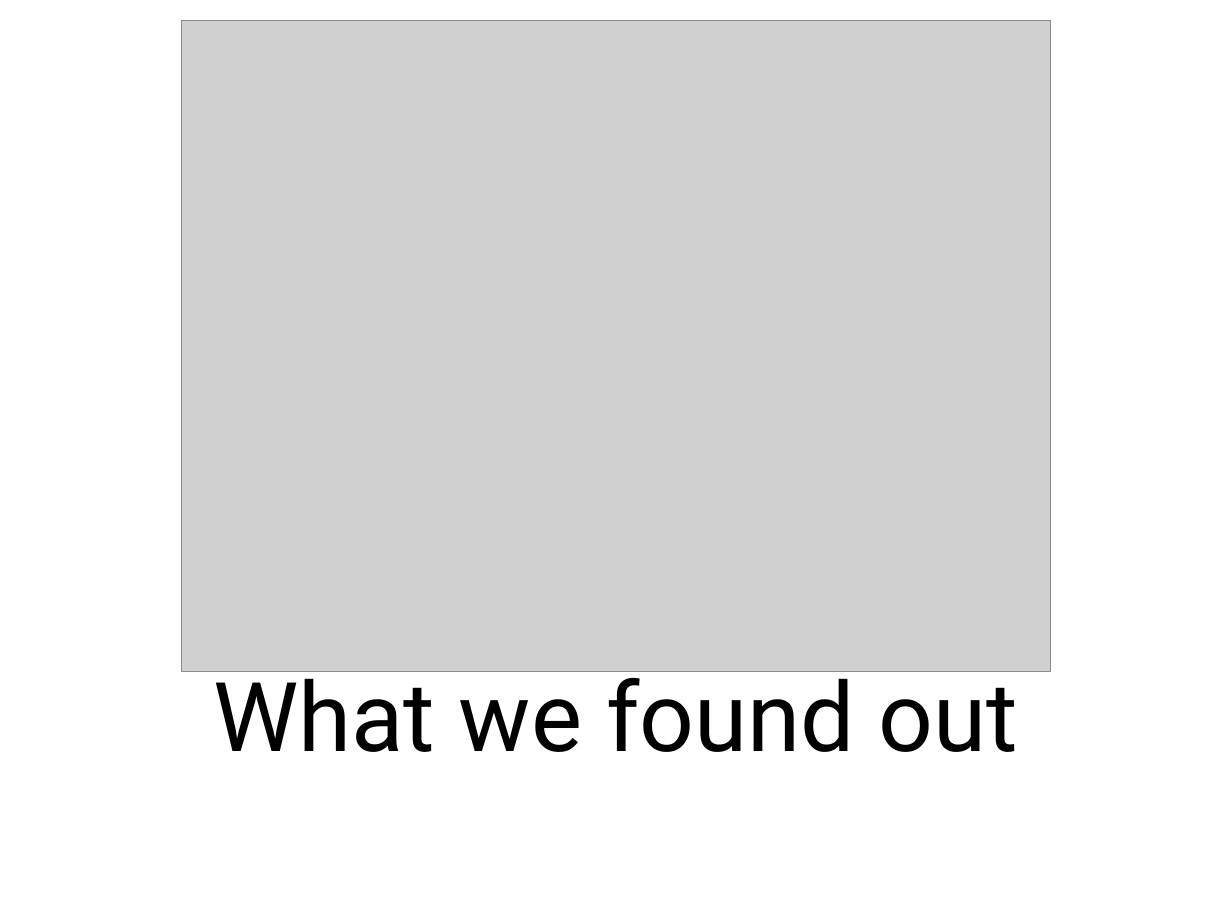
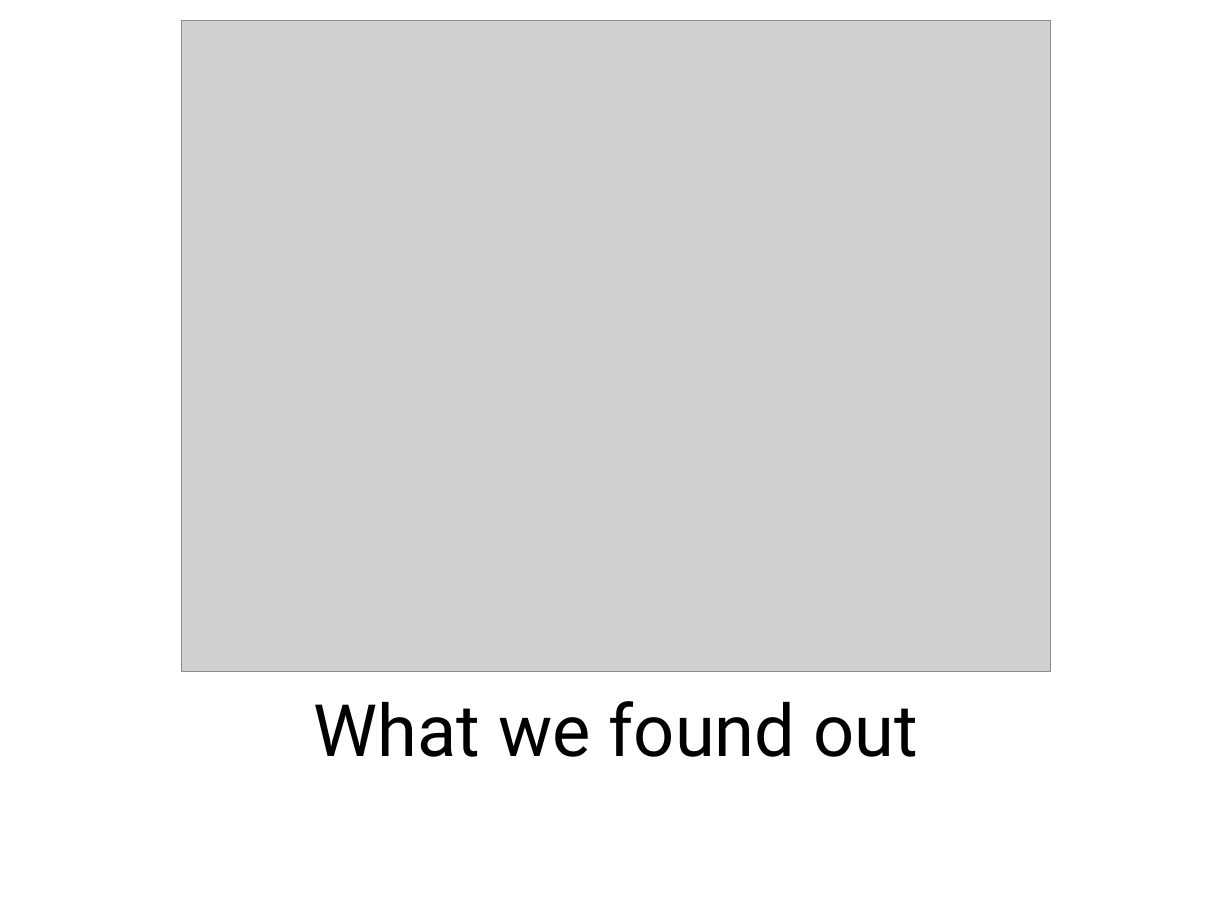
Before and after one commit to ThomasGoerttler/BootstrapingSVM, a slide deck: slide 9 of Präsentation/slides.pptx. Drawn at 1232x924 pixels with LibreOffice and Linux fonts; fonts in the diff are those of the drawing; grey boxes stand for pictures. Boxes give left, top, right and bottom in pixels: in the first picture for what was removed or moved away, otherwise in the second. Text is boxed around its words. In the diff, an @@ line names an element or a change of style, - is before the commit and + after.

```diff
--- a/Präsentation/slides.pptx
+++ b/Präsentation/slides.pptx
@@ title "What we found out" at [314,701,918,757]: size 80 to 60 pt @@
```
Also in this commit, not shown: 7 other slides changed, 3 slides added, 3 slides removed, 36 other files.
